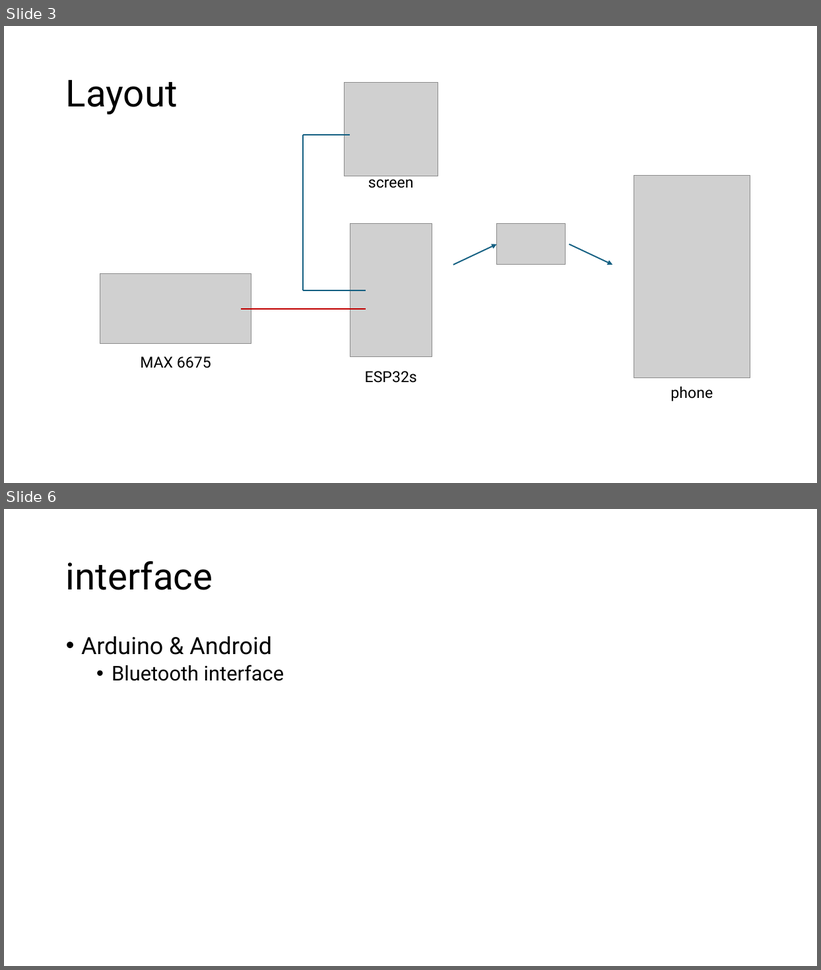
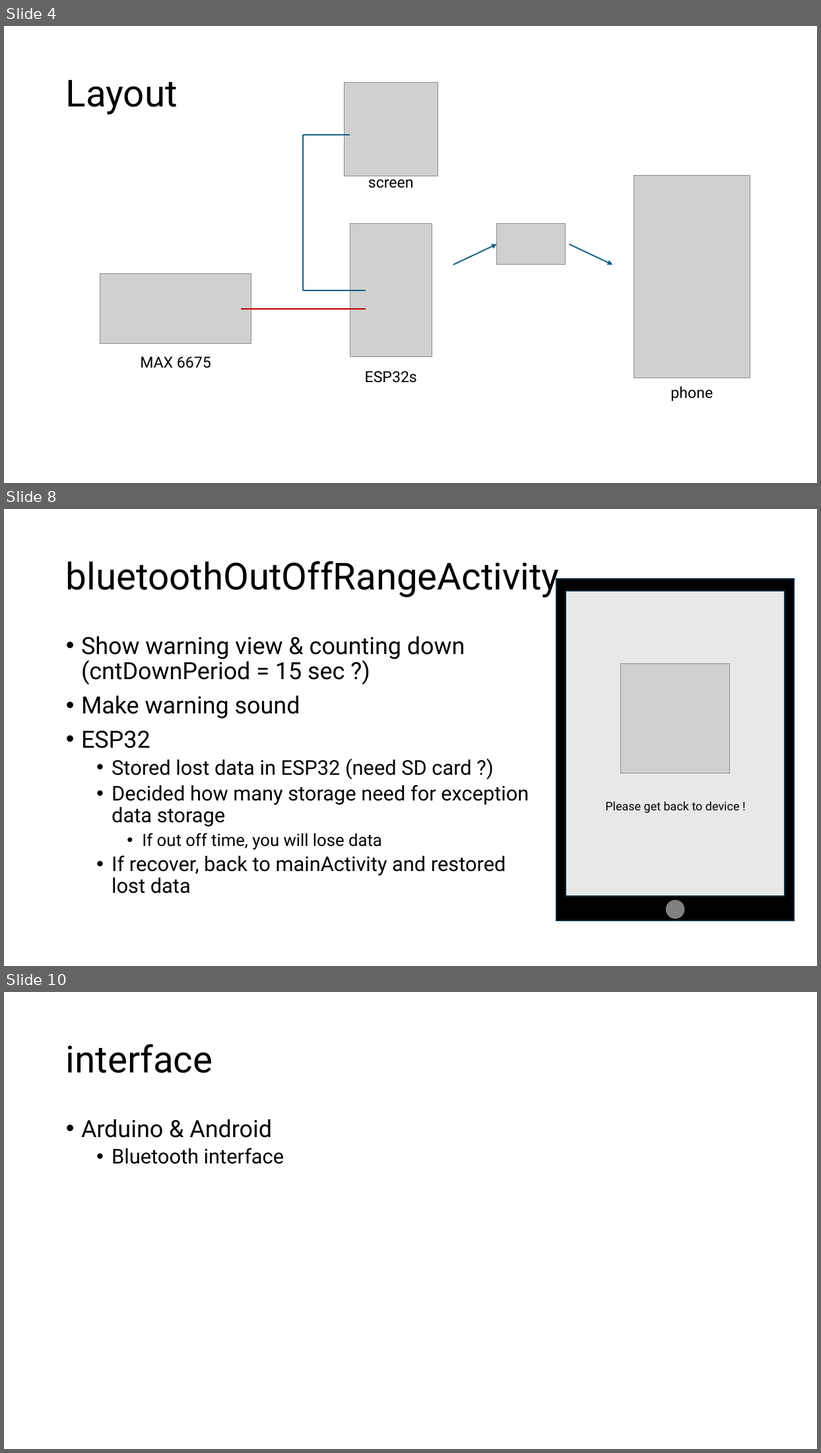
Before and after one commit to PuiPu/coffee_roast, a slide deck: Coffee Roaster Project.pptx. Shown one above the other, each under a label of ours: slides 3 and 6 before the commit, slides 4, 8 and 10 after it; the slides between them are not shown. The pictures are 821x970 and 821x1453 pixels, drawn with LibreOffice and Linux fonts; fonts in the diff are those of the drawing; grey boxes stand for pictures. Boxes give left, top, right and bottom in pixels: in the first picture for what was removed or moved away, otherwise in the second. Text is boxed around its words. In the diff, an @@ line names an element or a change of style, - is before the commit and + after.

```diff
--- a/Coffee Roaster Project.pptx
+++ b/Coffee Roaster Project.pptx
@@ slide 8 added at bbox=[4, 509, 817, 966], background #FFFFFF @@
@@ title added at bbox=[66, 561, 560, 598], 44 pt, text #000000 @@
+bluetoothOutOffRangeActivity
@@ text added at bbox=[81, 636, 529, 894], 24 pt, text #000000 @@
+• Show warning view & counting down (cntDownPeriod = 15 sec ?)
+• Make warning sound
+• ESP32
+  • Stored lost data in ESP32 (need SD card ?)
+  • Decided how many storage need for exception data storage
+    • If out off time, you will lose data
+  • If recover, back to mainActivity and restored lost data
@@ group added at bbox=[556, 579, 794, 921]: 2 rectangles, 1 ellipse, 1 picture, 1 text @@
+Please get back to device !
@@ what was slide 3 is now slide 4 @@
@@ what was slide 6 is now slide 10 @@
```
Also in this commit, not shown: 3 other slides added, 50 other files.
